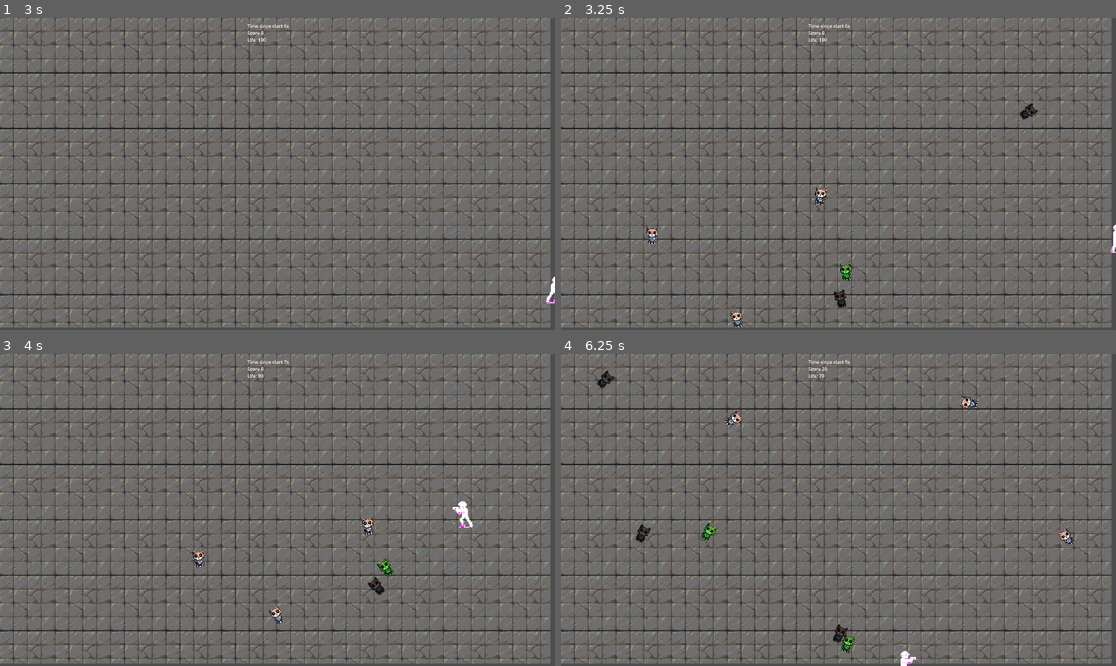
Above: before the commit, frames 1-4 (two rows, left to right).
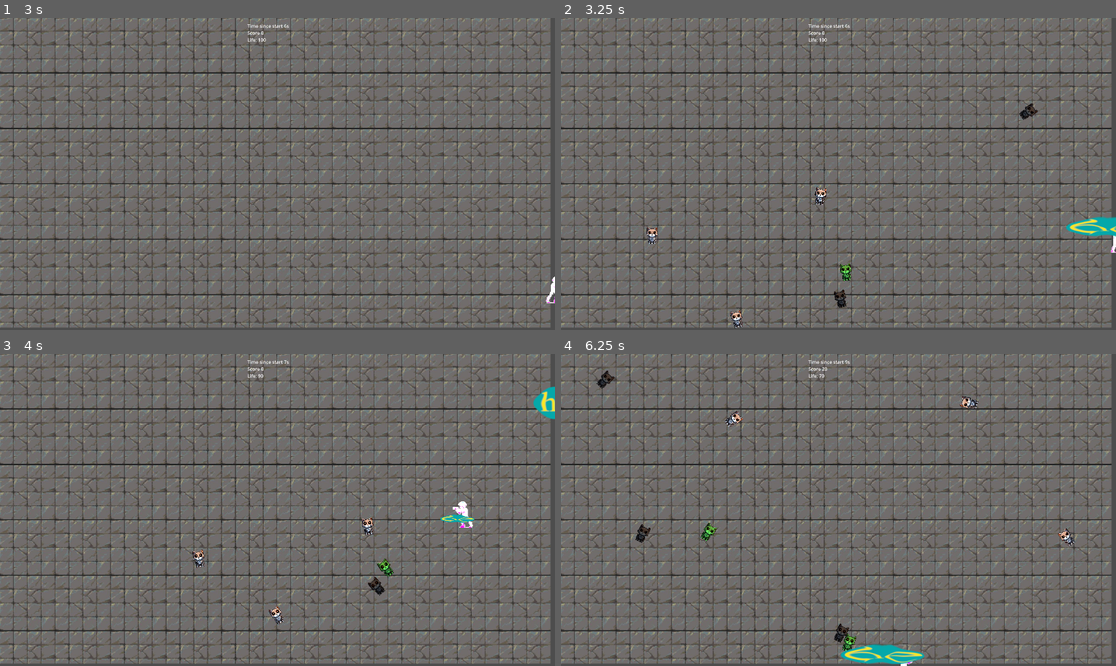
Above: after the commit, the same moments.

Repository: elVariable/gamejam
Game: Godot game, scene res://scenes/levels/main.tscn
Two runs of this game, one before a commit and one after it. Both use one fixed random seed, a clock stepped at 60 frames per second and the inputs below. The engine's default icon, where the game draws it, is replaced by a stand-in: a white triangle on a blue panel in a dark square.
Inputs:
- Up to frame 1 (3 s): tap Enter at 0.5 s; hold D (Right) 0.53-1.28 s; tap O (Fire2) at 0.6, 1.55 s; tap P (Fire3) at 0.8, 1.35, 2.3 s; hold S (Down) 1.28-2.03 s; hold D (Right) 2.03-2.78 s; tap U (Fire0) at 2.1 s; hold W (Up) from 2.78 s (still down); tap I (Fire1) at 2.85 s
- Up to frame 2 (3.25 s): keep holding W (Up); tap O (Fire2) at 3.05 s
- Up to frame 3 (4 s): release W (Up) at 3.53 s; hold A (Left) from 3.53 s (still down); tap O (Fire2) at 3.6 s; tap P (Fire3) at 3.8 s
- Up to frame 4 (6.25 s): tap P (Fire3) at 4.35, 5.3, 5.85 s; tap O (Fire2) at 4.55, 5.1, 6.05 s; release A (Left) at 5.03 s; hold S (Down) 5.03-5.78 s; hold D (Right) from 5.78 s (still down)

Frame 1 is identical in both runs. In frame 2, 0.4% of the frame differs, in the area x 90-100%, y 62-71%; in frame 3, 0.4%; in frame 4, 0.8%, in the area x 48-66%, y 86-100%.

Commit message:
Add the last two weapons

Diff:
--- a/scripts/player.gd
+++ b/scripts/player.gd
@@ -59,9 +59,11 @@
     elif Input.is_action_just_pressed("Fire2"):
         #print("Fire2")
         modulate = Color(0, 0, 255)
+        switch_weapon("he_weapon")
     elif Input.is_action_just_pressed("Fire3"):
         #print("Fire3")
         modulate = Color(120, 120, 0)
+        switch_weapon("ho_weapon")
     elif Input.is_action_just_released("Fire0") or Input.is_action_just_released("Fire1") or Input.is_action_just_released("Fire2") or Input.is_action_just_released("Fire3"):
         modulate = Color(255, 255, 255)
 
